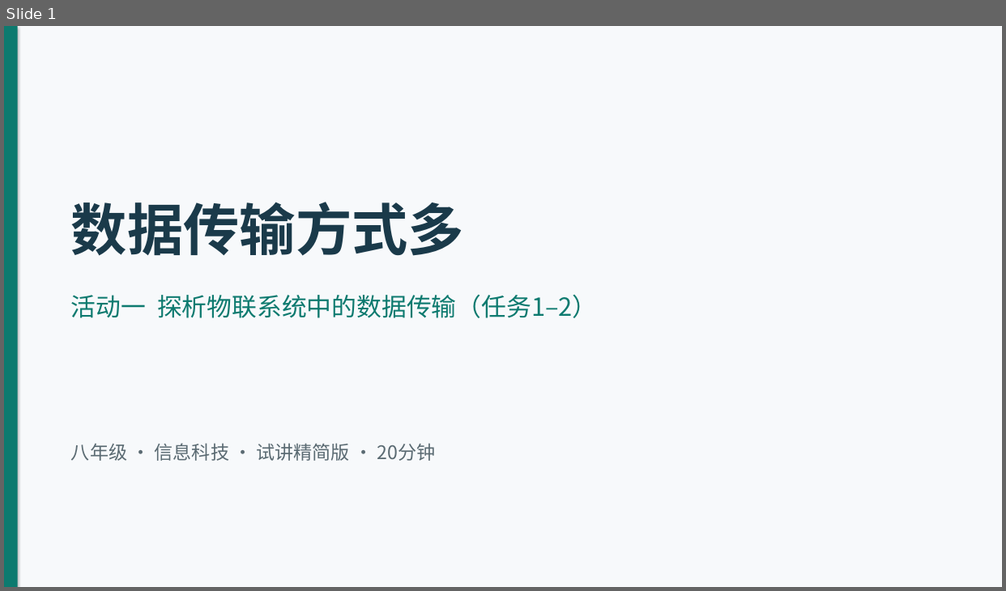
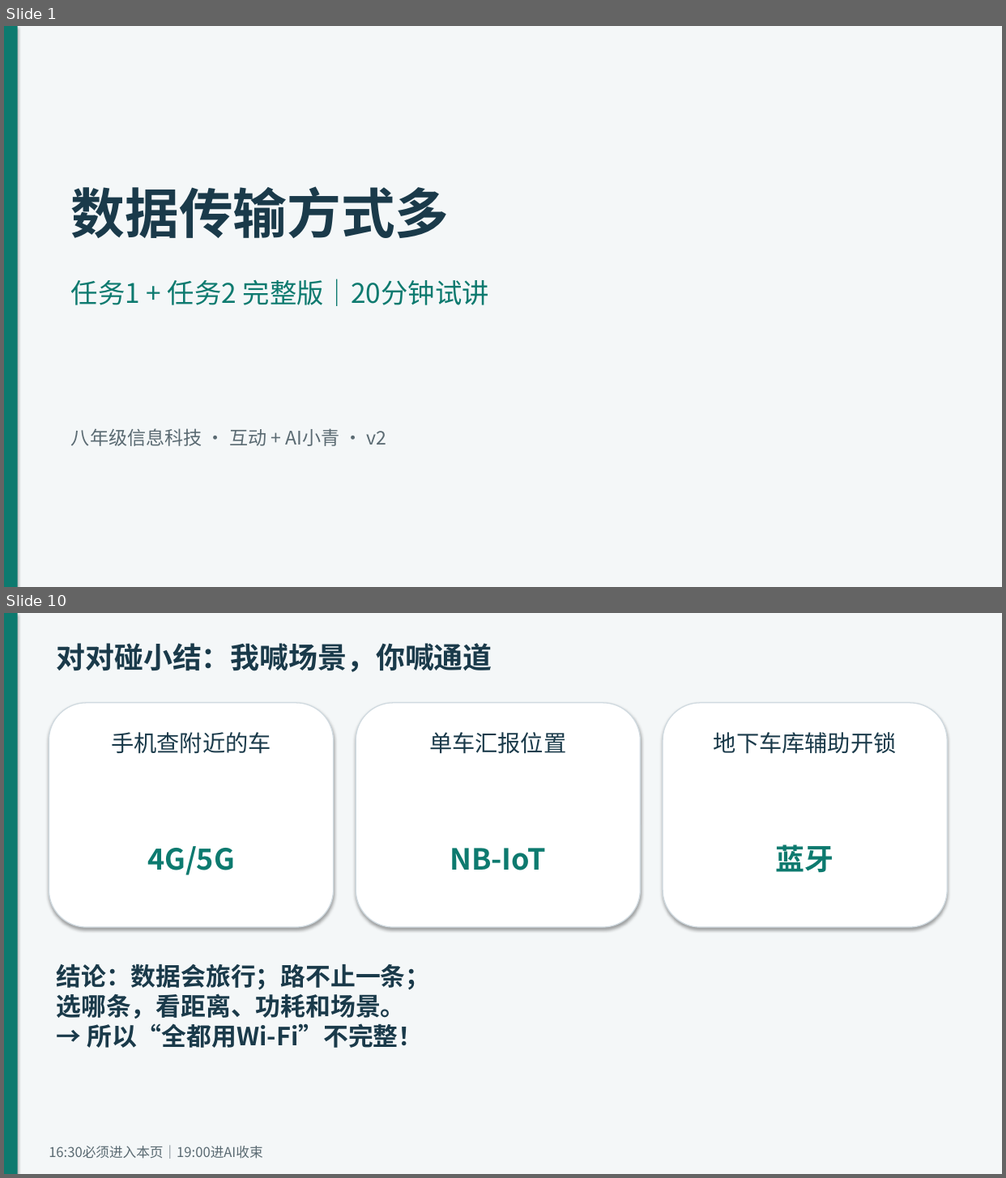
Before and after one commit to Estherqian24/EstherBlog, a slide deck: 第6课-试讲精简版-任务一二-20分钟.pptx. Shown one above the other, each under a label of ours: slide 1 before the commit, slides 1 and 10 after it; the slides between them are not shown. The pictures are 1006x591 and 1006x1178 pixels, drawn with LibreOffice and Linux fonts; fonts in the diff are those of the drawing. Boxes give left, top, right and bottom in pixels: in the first picture for what was removed or moved away, otherwise in the second. Text is boxed around its words. In the diff, an @@ line names an element or a change of style, - is before the commit and + after.

```diff
--- a/第6课-试讲精简版-任务一二-20分钟.pptx
+++ b/第6课-试讲精简版-任务一二-20分钟.pptx
@@ slide 10 added at (4, 613, 1002, 1174), background #FFFFFF @@
@@ rectangle added at (4, 613, 1002, 1174), fill #F4F7F8 @@
@@ rectangle added at (4, 613, 18, 1174), fill #0D7A6F @@
@@ text added at (56, 643, 492, 672), 28 pt, text #1A3A4A, bold @@
+对对碰小结：我喊场景，你喊通道
@@ rounded rectangle added at (49, 703, 334, 927), fill #FFFFFF, outline #D0DAE0 1 pt @@
@@ rounded rectangle added at (356, 703, 641, 927), fill #FFFFFF, outline #D0DAE0 1 pt @@
@@ rounded rectangle added at (663, 703, 948, 927), fill #FFFFFF, outline #D0DAE0 1 pt @@
@@ text added at (111, 732, 270, 754), 22 pt, text #1A3A4A @@
+手机查附近的车
@@ text added at (429, 732, 566, 754), 22 pt, text #1A3A4A @@
+单车汇报位置
@@ text added at (714, 732, 896, 754), 22 pt, text #1A3A4A @@
+地下车库辅助开锁
@@ text added at (147, 846, 235, 875), 28 pt, text #0D7A6F, bold @@
+4G/5G
@@ text added at (450, 848, 546, 871), 28 pt, text #0D7A6F, bold @@
+NB-IoT
@@ text added at (776, 845, 834, 873), 28 pt, text #0D7A6F, bold @@
+蓝牙
@@ text added at (56, 964, 430, 1048), 24 pt, text #1A3A4A, bold @@
+结论：数据会旅行；路不止一条；
+选哪条，看距离、功耗和场景。
+→ 所以“全都用Wi-Fi”不完整！
@@ text added at (49, 1145, 262, 1159), 13 pt, text #5A6A72 @@
+16:30必须进入本页｜19:00进AI收束
@@ slide 1 changed as well @@
@@ rectangle at (4, 26, 1002, 587): fill #F7F9FB to #F4F7F8 @@
@@ text "数据传输方式多": place and size @@
-text "数据传输方式多" at (71, 202, 464, 256)
+text "数据传输方式多" at (71, 186, 450, 238)
@@ text "数据传输方式多" at (71, 186, 450, 238): size 54 to 52 pt @@
@@ text at (71, 279, 489, 306): text changed; size 24 to 26 pt @@
-活动一 探析物联系统中的数据传输（任务1–2）
+任务1 + 任务2 完整版｜20分钟试讲
@@ text at (71, 429, 387, 446): text changed @@
-八年级 · 信息科技 · 试讲精简版 · 20分钟
+八年级信息科技 · 互动 + AI小青 · v2
```
Also in this commit, not shown: 1 other slide changed, 8 other slides added, 8 slides removed, 2 other files.
